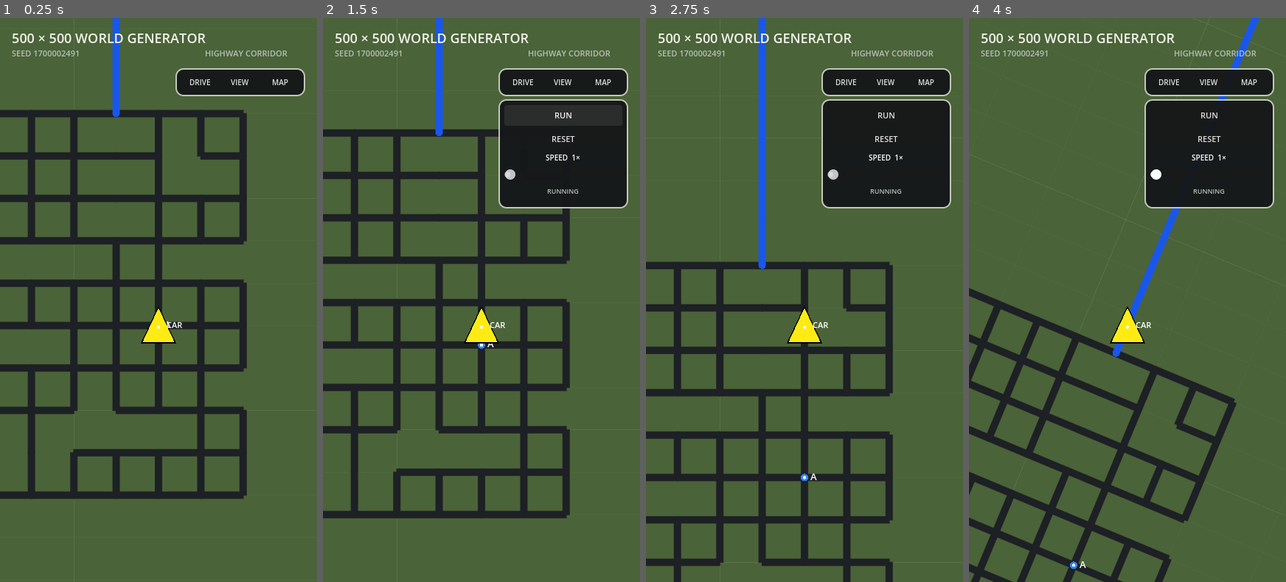
Above: before the commit, frames 1-4 (left to right).
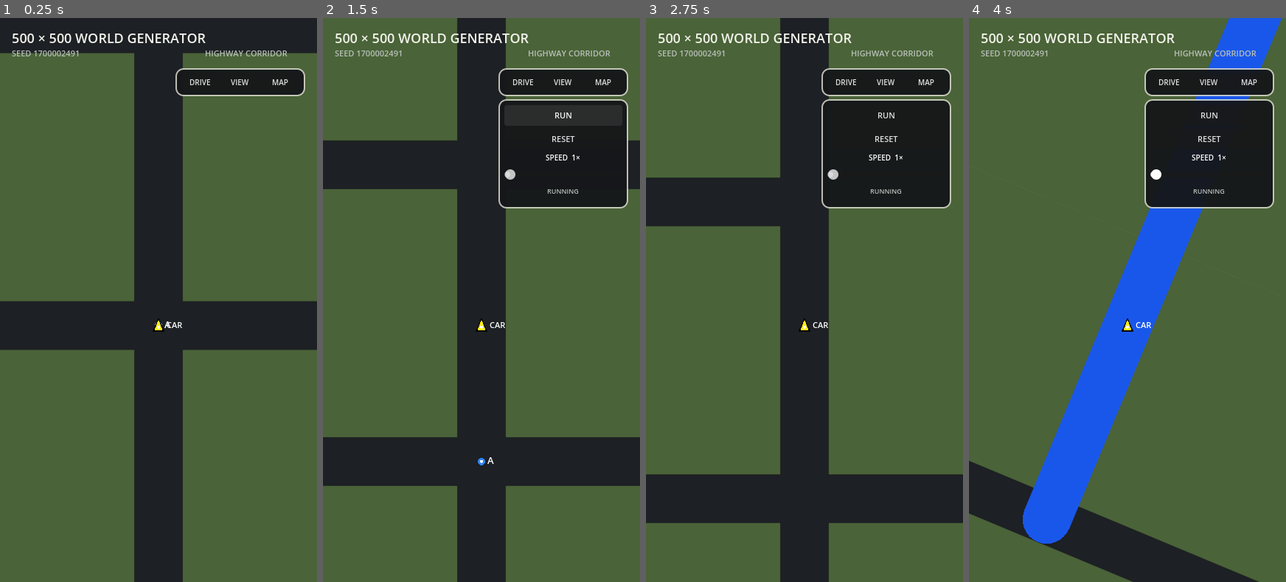
Above: after the commit, the same moments.

Repository: patrickcallahancomedy/comedian
Game: Godot game, scene res://scenes/drive/grid_world_prototype.tscn
Two runs of this game, one before a commit and one after it. Both use one fixed random seed, a clock stepped at 60 frames per second and the inputs below. This scene is started directly instead of the project's main scene.
Inputs (mouse positions are in pixels of both pictures, inside the frame that each line leads up to):
- Up to frame 1 (0.25 s): no input
- Up to frame 2 (1.5 s): click "DRIVE" at 0.5 s; click "RUN" at 1.25 s
- Up to frame 3 (2.75 s): tap Enter (ui_accept) at 2, 2.27 s; move the mouse to (874, 271) at 2.02 s; hold Right from 2.03 s (still down); tap Space at 2.1 s; click (874, 271) at 2.17 s
- Up to frame 4 (4 s): release Right at 2.75 s; drag from (1064, 328) to (1111, 412) at 2.77 s; move the mouse to (1159, 175) at 3.52 s; hold Right from 3.53 s (still down); tap Space at 3.6 s

The runs differ from the first frame. In frame 1, 35% of the frame differs, in the area x 0-100%, y 0-100%; in frame 2, 31%; in frame 3, 30%; in frame 4, 22%.

Commit message:
Tighten Drive View camera

Diff:
--- a/godot/scripts/drive/grid_world_debug_car.gd
+++ b/godot/scripts/drive/grid_world_debug_car.gd
@@ -6,7 +6,6 @@
 const CAR_COLOR := Color(1.0, 0.92, 0.08)
 const CAR_OUTLINE := Color(0.02, 0.02, 0.02)
 const CAR_RADIUS := 8.0
-const DRIVE_VIEW_CAR_RADIUS := 24.0
 const LANE_MERGE_DISTANCE := 40.0
 
 var route: Array = []
@@ -118,13 +117,7 @@
 		if map.drive_camera_enabled
 		else map.world_to_screen(_display_world_position())
 	)
-	var radius: float = (
-		DRIVE_VIEW_CAR_RADIUS
-		if map.drive_camera_enabled
-		and not map.zoom_map_enabled
-		and not map.show_whole_map
-		else CAR_RADIUS
-	)
+	var radius: float = CAR_RADIUS
 
 	var car_rotation := 0.0
 	if not map.drive_camera_enabled:
--- a/godot/scripts/drive/grid_world_map.gd
+++ b/godot/scripts/drive/grid_world_map.gd
@@ -25,7 +25,7 @@
 const VISIBLE_NEIGHBORHOOD_BLOCKS := 2.0
 const ROAD_BLOCK_LENGTH := 20
 const ROAD_BLOCK_WIDTH := 10
-const DRIVE_VISIBLE_WORLD_WIDTH := 70.0
+const DRIVE_VISIBLE_WORLD_WIDTH := 10.0
 const DRIVE_ROTATION_SMOOTH_SPEED := 4.5
 const LEGACY_LOCAL_ROAD_RATIO := 13.0 / 80.0
 const HIGHWAY_LANE_FILL_RATIO := 1.0
